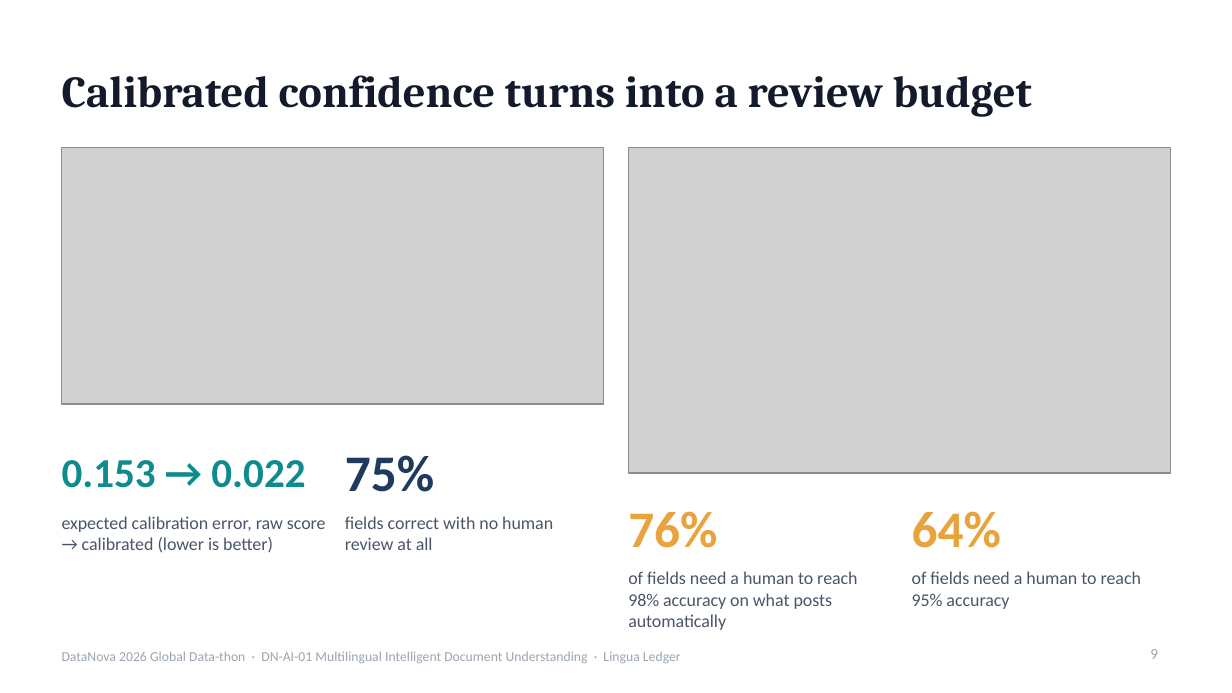
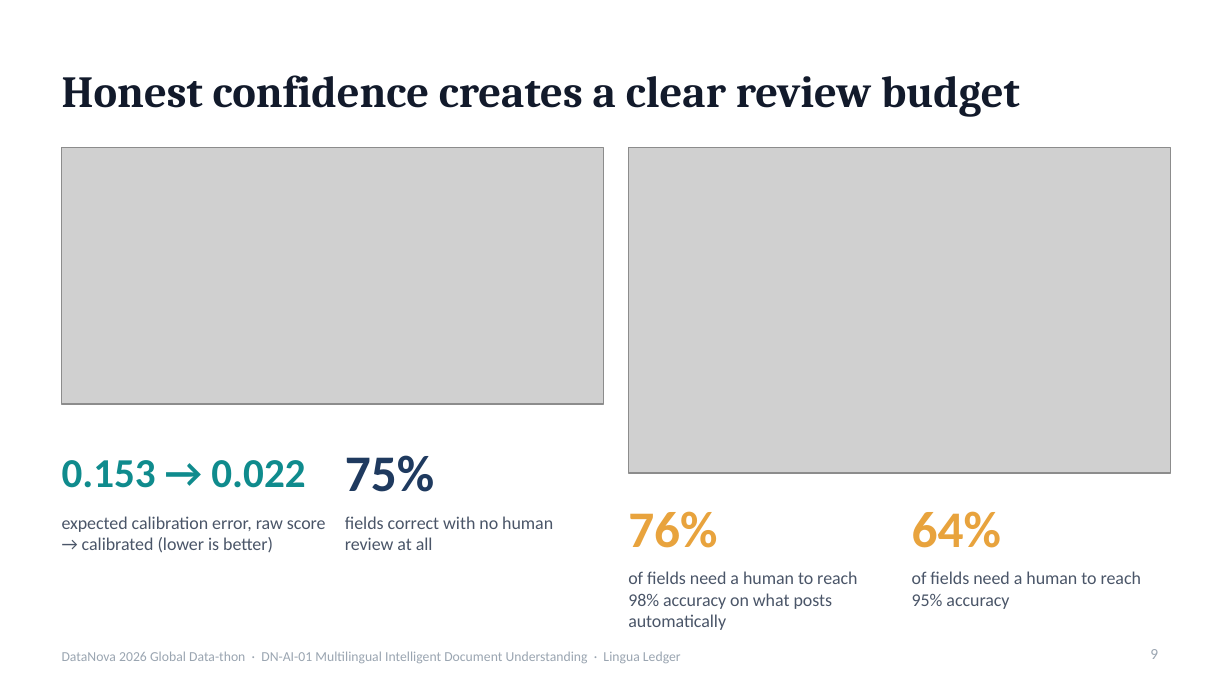
Before and after one commit to rishavnaskar/lingua-ledger, a slide deck: slide 9 of deck/LinguaLedger-DataNova2026-Round1.pptx. Drawn at 1232x693 pixels with LibreOffice and Linux fonts; fonts in the diff are those of the drawing; grey boxes stand for pictures. Boxes give left, top, right and bottom in pixels: in the first picture for what was removed or moved away, otherwise in the second. Text is boxed around its words. In the diff, an @@ line names an element or a change of style, - is before the commit and + after.

```diff
--- a/deck/LinguaLedger-DataNova2026-Round1.pptx
+++ b/deck/LinguaLedger-DataNova2026-Round1.pptx
@@ title at bbox=[62, 75, 1020, 117]: text changed @@
-Calibrated confidence turns into a review budget
+Honest confidence creates a clear review budget
```
Also in this commit, not shown: 12 other slides changed, 2 other files.
